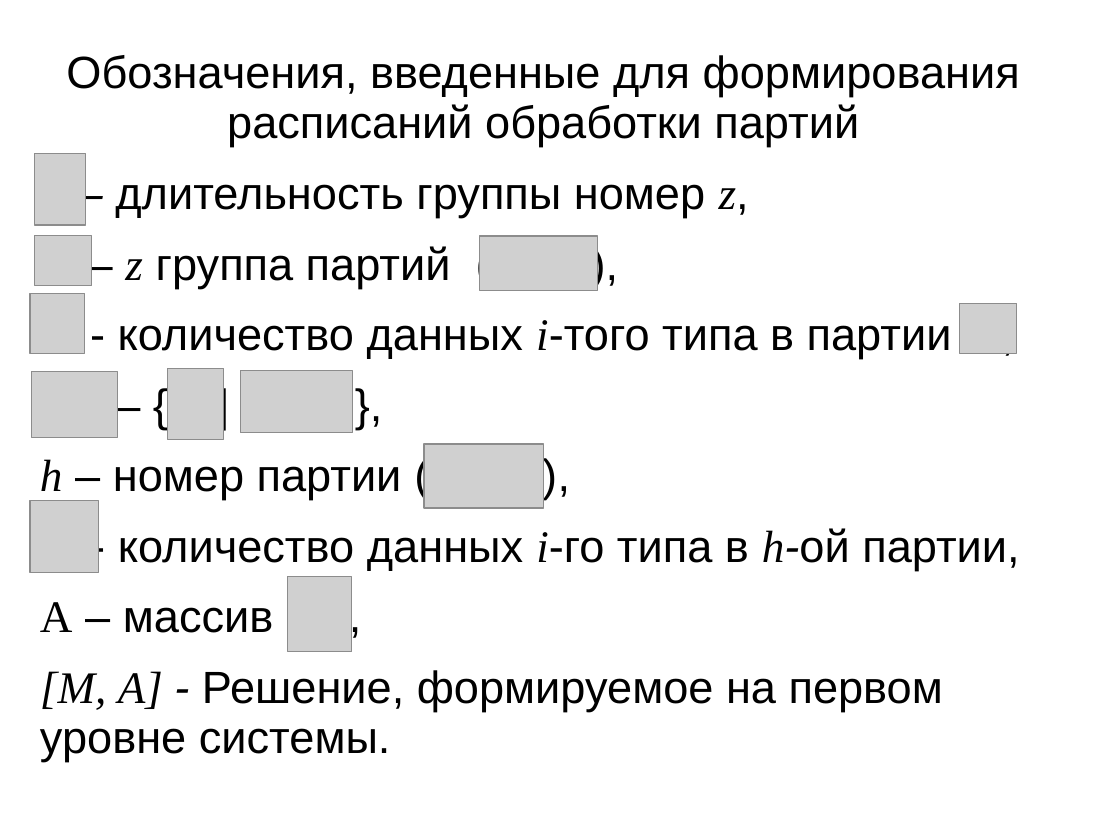
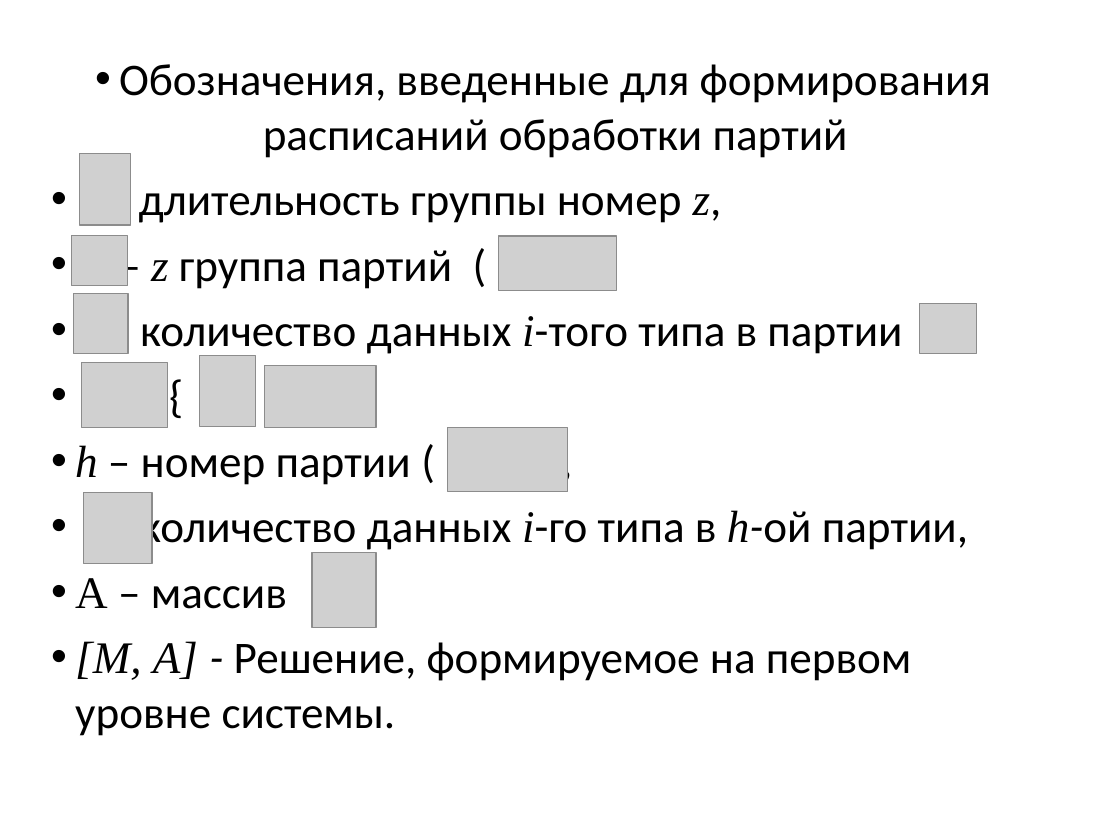
Before and after one commit to sasha2567/diplom, a slide deck: slide 8 of К защите/Саша/В диплом/На защиту.ppt. Drawn at 1120x840 pixels with LibreOffice and Linux fonts; fonts in the diff are those of the drawing; grey boxes stand for pictures. Boxes give left, top, right and bottom in pixels: in the first picture for what was removed or moved away, otherwise in the second. Text is boxed around its words. In the diff, an @@ line names an element or a change of style, - is before the commit and + after.

```diff
--- a/К защите/Саша/В диплом/На защиту.ppt
+++ b/К защите/Саша/В диплом/На защиту.ppt
@@ text "Обозначения, введенные для формирования расписаний ..." at [75,64,991,736]: font Arial to Calibri; bullet none to •; line spacing 0.93 to 1; less space between paragraphs @@
@@ picture: place and size @@
-picture at [35,153,85,225]
+picture at [80,153,131,225]
@@ picture: place and size @@
-picture at [35,236,91,286]
+picture at [71,236,128,286]
@@ picture: place and size @@
-picture at [480,236,598,291]
+picture at [499,236,617,291]
@@ picture: place and size @@
-picture at [30,294,85,354]
+picture at [73,294,128,354]
@@ picture: place and size @@
-picture at [960,303,1017,353]
+picture at [921,303,978,353]
@@ picture: place and size @@
-picture at [168,369,224,440]
+picture at [200,356,256,427]
@@ picture: place and size @@
-picture at [32,372,118,437]
+picture at [82,363,169,428]
@@ picture: place and size @@
-picture at [241,371,353,433]
+picture at [264,366,376,428]
@@ picture: place and size @@
-picture at [424,444,544,508]
+picture at [448,428,568,492]
@@ picture: place and size @@
-picture at [30,501,100,573]
+picture at [83,493,152,564]
@@ picture: place and size @@
-picture at [288,577,352,652]
+picture at [312,553,376,628]
```
Also in this commit, not shown: 18 other slides changed, 5 other files.
